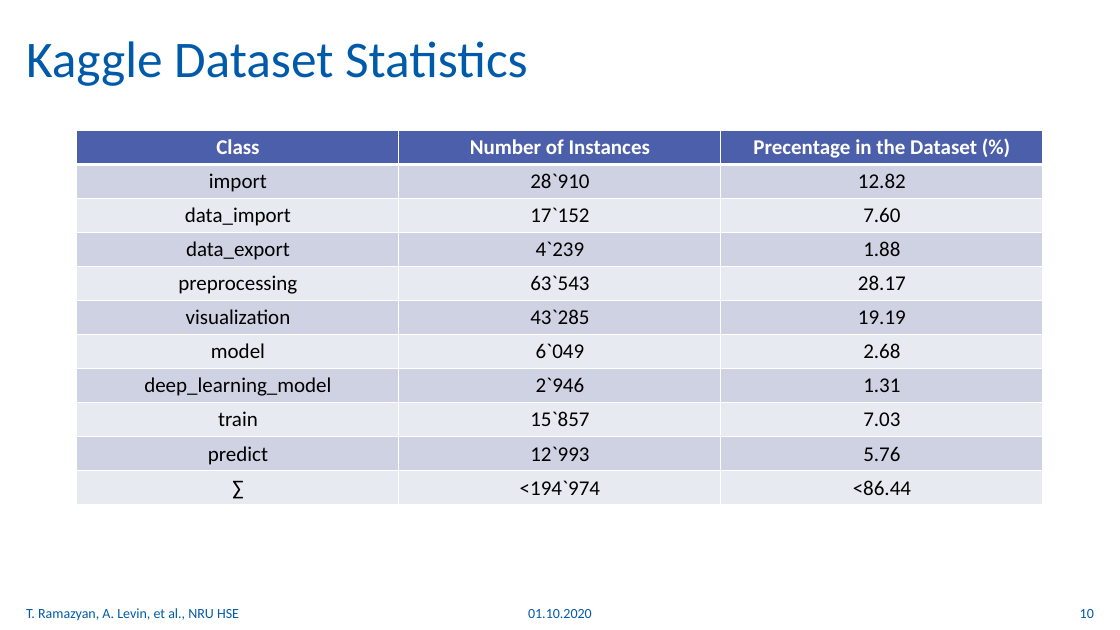
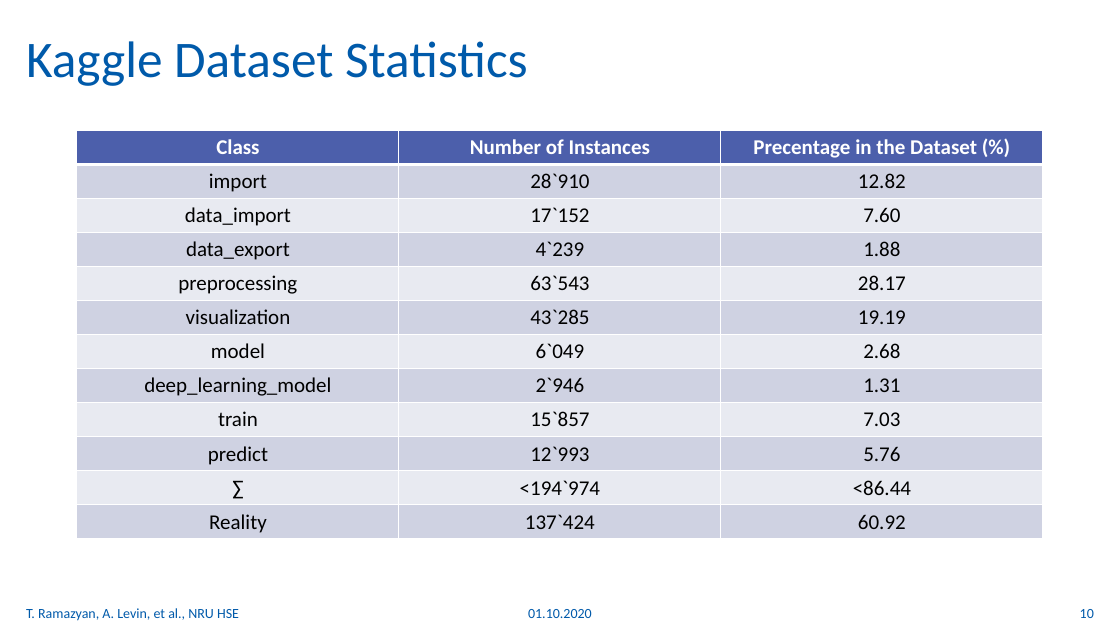
Before and after one commit to whatevernevermindbro/source_code_classification, a slide deck: slide 10 of nl2ml.pptx. Drawn at 1120x630 pixels with LibreOffice and Linux fonts; fonts in the diff are those of the drawing. Boxes give left, top, right and bottom in pixels: in the first picture for what was removed or moved away, otherwise in the second. Text is boxed around its words. In the diff, an @@ line names an element or a change of style, - is before the commit and + after.

```diff
--- a/nl2ml.pptx
+++ b/nl2ml.pptx
@@ table at [77,130,1043,539] @@
+row 12: Reality | 137`424 | 60.92
```
